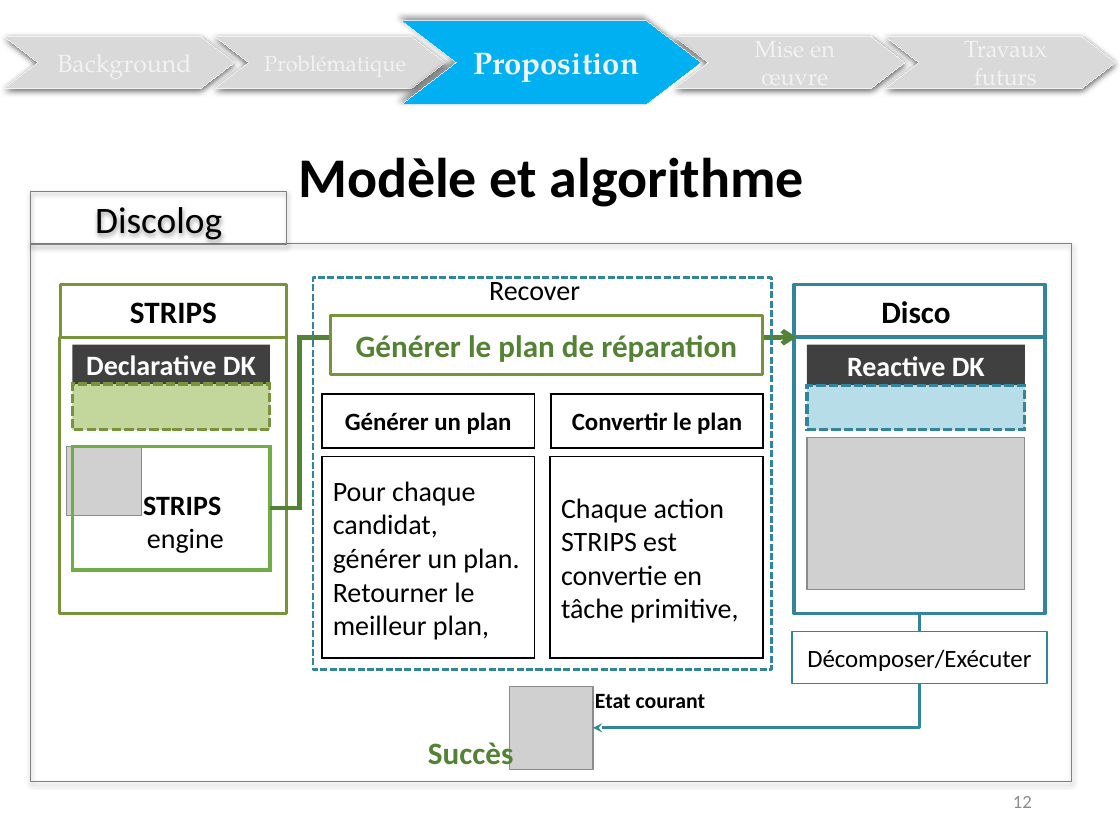
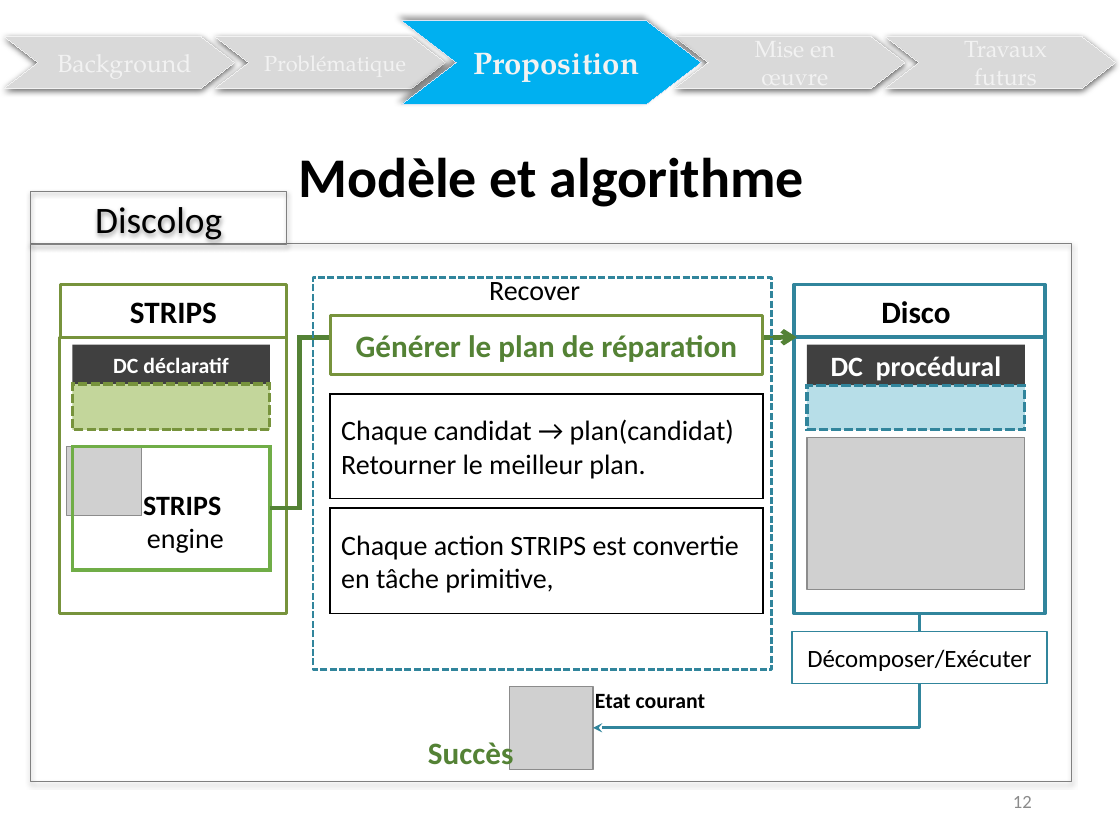
Before and after one commit to Olydia/Discolog, a slide deck: slide 31 of discolog/Rapport/Presentation_dauphine.pptx. Drawn at 1120x840 pixels with LibreOffice and Linux fonts; fonts in the diff are those of the drawing; grey boxes stand for pictures. Boxes give left, top, right and bottom in pixels: in the first picture for what was removed or moved away, otherwise in the second. Text is boxed around its words. In the diff, an @@ line names an element or a change of style, - is before the commit and + after.

```diff
--- a/discolog/Rapport/Presentation_dauphine.pptx
+++ b/discolog/Rapport/Presentation_dauphine.pptx
@@ text in rectangle at [113,357,228,373]: text changed; size 18 to 14 pt @@
-Declarative DK
+DC déclaratif
@@ text in rectangle at [831,356,1001,381]: text changed @@
-Reactive DK
+DC procédural
@@ rectangle removed at [321,394,534,448] @@
-Générer un plan
@@ rectangle "Chaque candidat → plan(candidat)": place and size @@
-rectangle "Chaque candidat → plan(candidat)" at [321,456,534,657]
+rectangle "Chaque candidat → plan(candidat)" at [330,394,763,498]
@@ text in rectangle at [341,419,734,479]: text changed @@
-Pour chaque candidat, générer un plan.
-Retourner le meilleur plan,
+Chaque candidat → plan(candidat)
+Retourner le meilleur plan.
@@ rectangle removed at [551,394,763,448] @@
-Convertir le plan
@@ rectangle "Chaque action STRIPS est convertie ...": place and size @@
-rectangle "Chaque action STRIPS est convertie ..." at [550,456,763,657]
+rectangle "Chaque action STRIPS est convertie ..." at [330,508,763,614]
```
Also in this commit, not shown: 25 other slides changed, 2 slides added, 7 other files.
